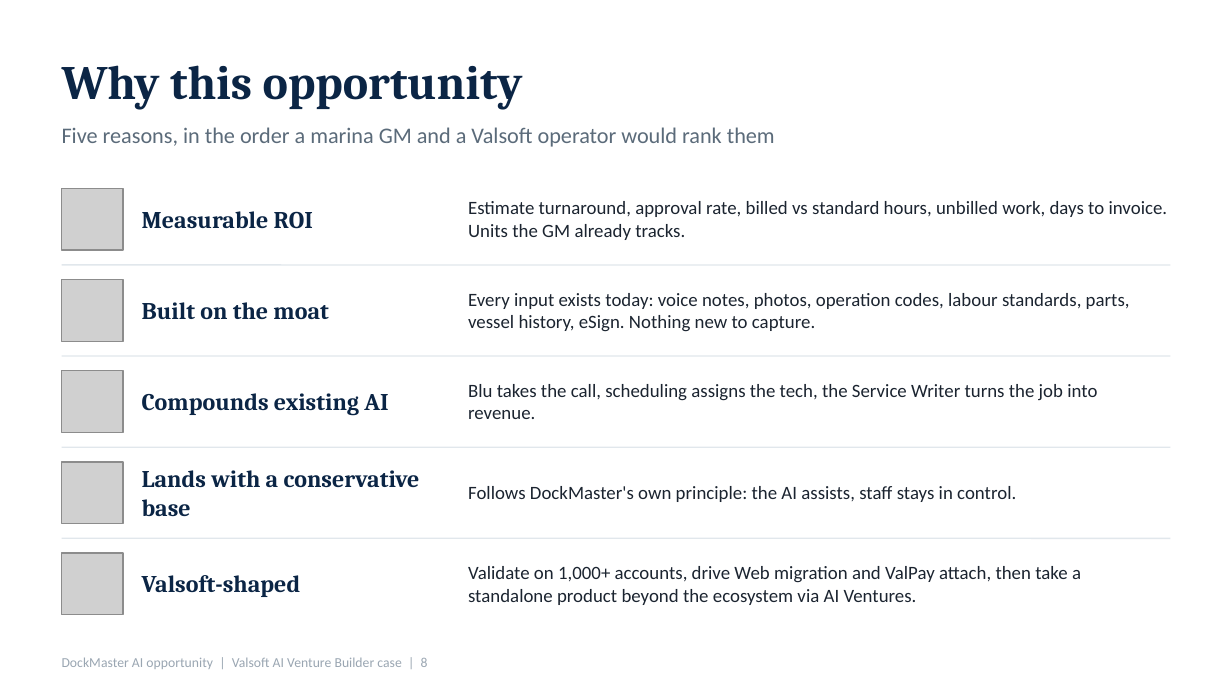
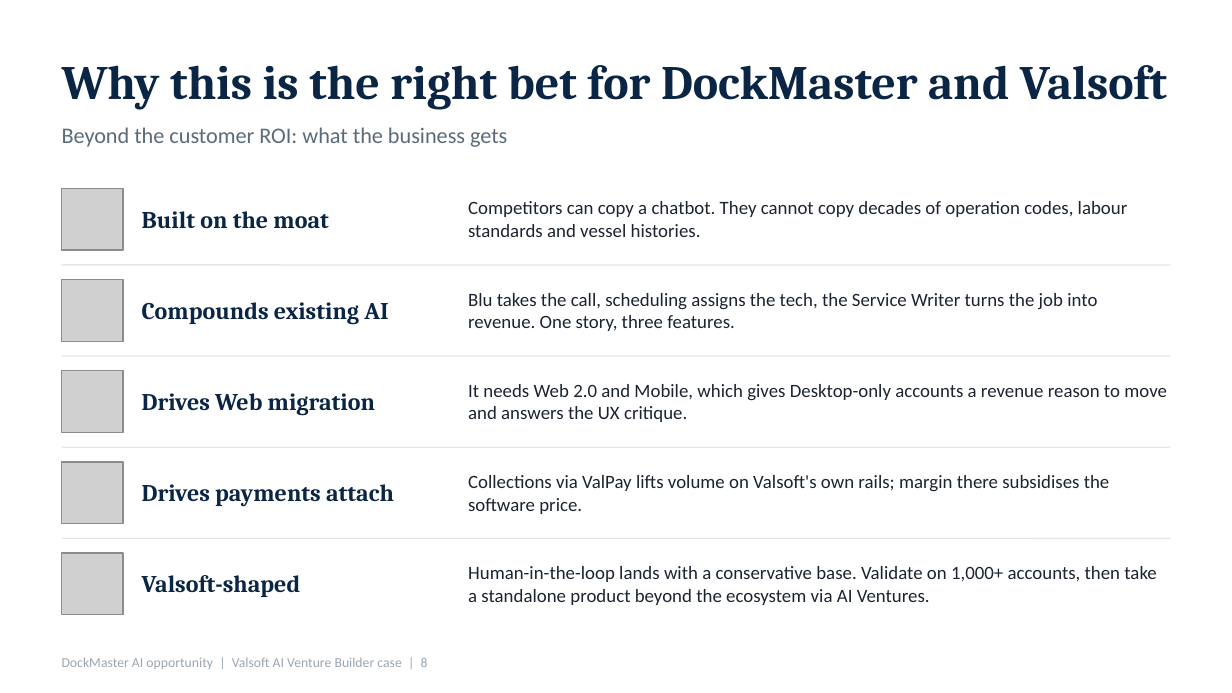
Before and after one commit to scott82anderson/tide, a slide deck: slide 8 of public/docs/DockMaster_AI_Opportunity_Service_Writer.pptx. Drawn at 1232x693 pixels with LibreOffice and Linux fonts; fonts in the diff are those of the drawing; grey boxes stand for pictures. Boxes give left, top, right and bottom in pixels: in the first picture for what was removed or moved away, otherwise in the second. Text is boxed around its words. In the diff, an @@ line names an element or a change of style, - is before the commit and + after.

```diff
--- a/public/docs/DockMaster_AI_Opportunity_Service_Writer.pptx
+++ b/public/docs/DockMaster_AI_Opportunity_Service_Writer.pptx
@@ text at (x1=62, y1=65, x2=1167, y2=109): text changed @@
-Why this opportunity
+Why this is the right bet for DockMaster and Valsoft
@@ text at (x1=62, y1=127, x2=507, y2=147): text changed @@
-Five reasons, in the order a marina GM and a Valsoft operator would rank them
+Beyond the customer ROI: what the business gets
@@ text "Built on the moat" moved from (x1=142, y1=302, x2=328, y2=319) to (x1=142, y1=211, x2=328, y2=228) @@
@@ text at (x1=468, y1=201, x2=1128, y2=237): text changed @@
-Estimate turnaround, approval rate, billed vs standard hours, unbilled work, days to invoice. Units the GM already tracks.
+Competitors can copy a chatbot. They cannot copy decades of operation codes, labour standards and vessel histories.
@@ text removed at (x1=142, y1=211, x2=313, y2=229) @@
-Measurable ROI
@@ text "Compounds existing AI" moved from (x1=142, y1=393, x2=388, y2=415) to (x1=142, y1=302, x2=388, y2=324) @@
@@ text at (x1=468, y1=293, x2=1097, y2=331): text changed @@
-Every input exists today: voice notes, photos, operation codes, labour standards, parts, vessel history, eSign. Nothing new to capture.
+Blu takes the call, scheduling assigns the tech, the Service Writer turns the job into revenue. One story, three features.
@@ text at (x1=468, y1=384, x2=1167, y2=422): text changed @@
-Blu takes the call, scheduling assigns the tech, the Service Writer turns the job into revenue.
+It needs Web 2.0 and Mobile, which gives Desktop-only accounts a revenue reason to move and answers the UX critique.
@@ text added at (x1=142, y1=393, x2=375, y2=415), 14 pt, text #0B2545, bold @@
+Drives Web migration
@@ text at (x1=468, y1=475, x2=1110, y2=514): text changed @@
-Follows DockMaster's own principle: the AI assists, staff stays in control.
+Collections via ValPay lifts volume on Valsoft's own rails; margin there subsidises the software price.
@@ text at (x1=142, y1=484, x2=394, y2=507): text changed @@
-Lands with a conservative base
+Drives payments attach
@@ text at (x1=468, y1=566, x2=1156, y2=605): text changed @@
-Validate on 1,000+ accounts, drive Web migration and ValPay attach, then take a standalone product beyond the ecosystem via AI Ventures.
+Human-in-the-loop lands with a conservative base. Validate on 1,000+ accounts, then take a standalone product beyond the ecosystem via AI Ventures.
```
Also in this commit, not shown: 6 other slides changed, 1 slide added, 1 slide removed.
